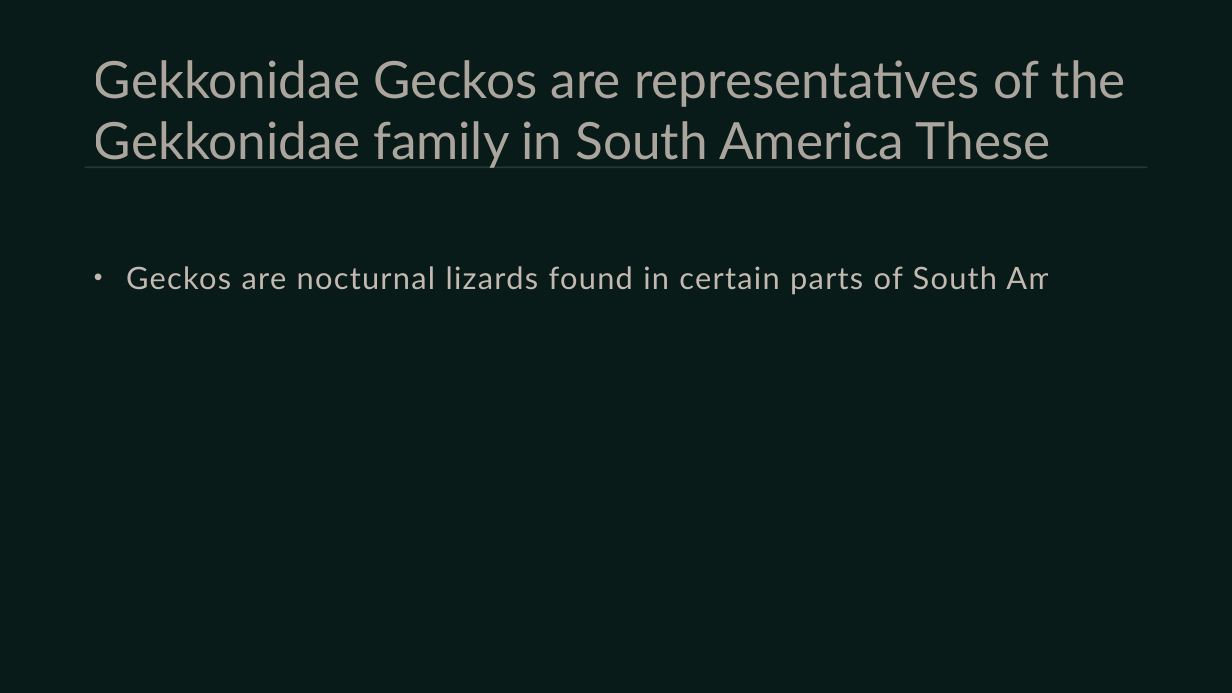
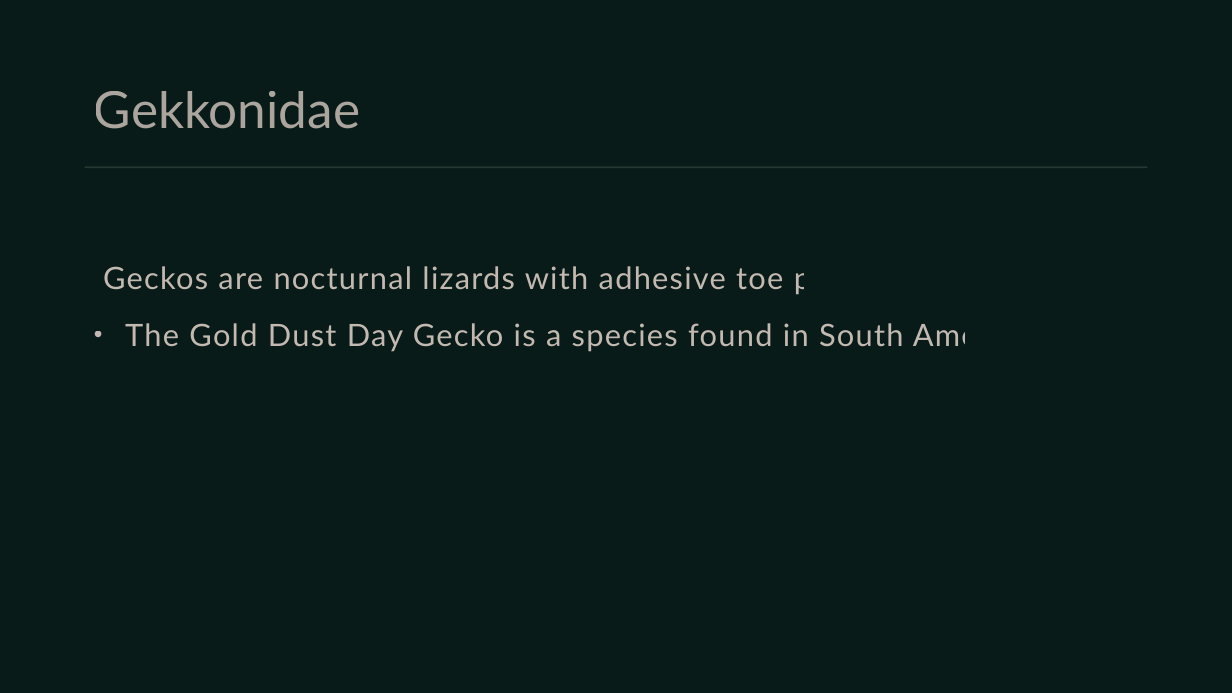
Before and after one commit to umarrasool15/Research2SlidesWebApp, a slide deck: slide 7 of pdfextraction/content/output/A Survey of South American Lizards Biodiversity and Ecological.pptx (slide 5 before the commit). Drawn at 1232x693 pixels with LibreOffice and Linux fonts; fonts in the diff are those of the drawing. Boxes give left, top, right and bottom in pixels: in the first picture for what was removed or moved away, otherwise in the second. Text is boxed around its words. In the diff, an @@ line names an element or a change of style, - is before the commit and + after.

```diff
--- a/pdfextraction/content/output/A Survey of South American Lizards Biodiversity and Ecological.pptx
+++ b/pdfextraction/content/output/A Survey of South American Lizards Biodiversity and Ecological.pptx
@@ title at box(94, 91, 360, 129): text changed @@
-Gekkonidae Geckos are representatives of the Gekkonidae family in South America These
+Gekkonidae
@@ text at box(103, 266, 1040, 352): text changed @@
-• Geckos are nocturnal lizards found in certain parts of South America.
+• Geckos are nocturnal lizards with adhesive toe pads.
+  The Gold Dust Day Gecko is a species found in South America.
```
Also in this commit, not shown: 10 other slides changed, 8 slides added, 2 slides removed, 48 other files.
